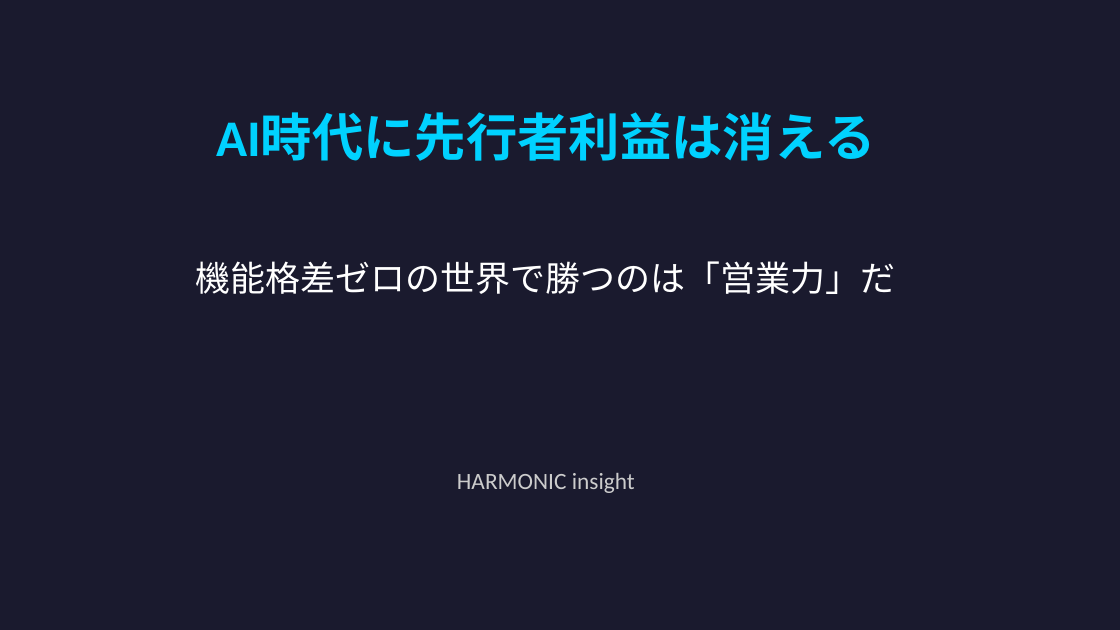
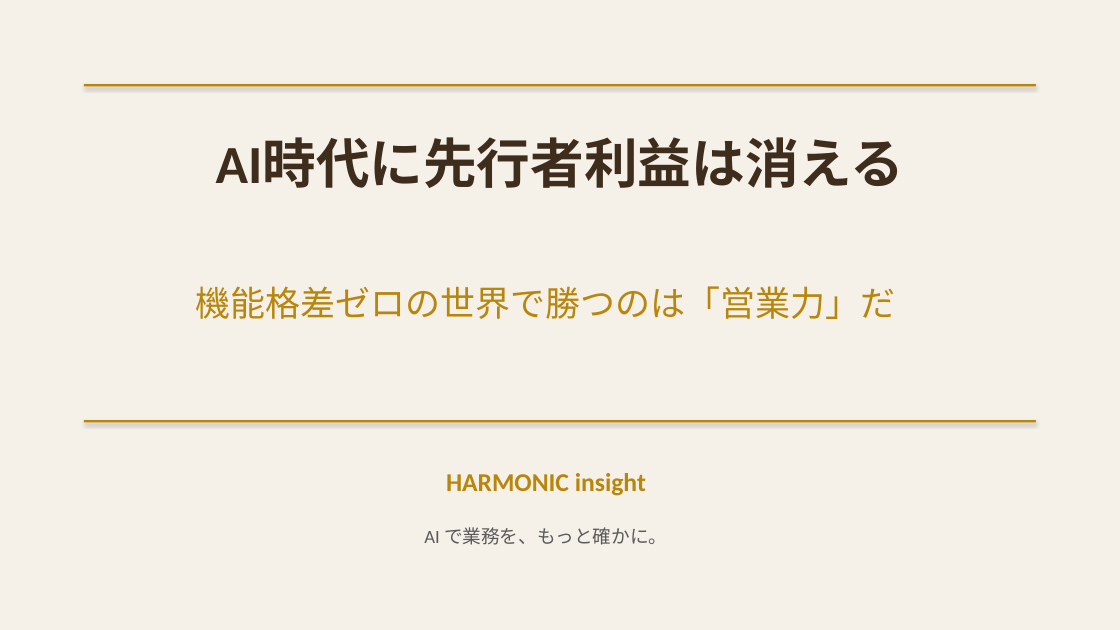
Before and after one commit to HarmonicInsight/harmonic-marketing, a slide deck: slide 1 of content/seminars/ai-era-sales-power-over-features.pptx. Drawn at 1120x630 pixels with LibreOffice and Linux fonts; fonts in the diff are those of the drawing. Boxes give left, top, right and bottom in pixels: in the first picture for what was removed or moved away, otherwise in the second. Text is boxed around its words. In the diff, an @@ line names an element or a change of style, - is before the commit and + after.

```diff
--- a/content/seminars/ai-era-sales-power-over-features.pptx
+++ b/content/seminars/ai-era-sales-power-over-features.pptx
@@ background #1A1A2E to #F5F0E8 @@
@@ rectangle added at [84, 84, 1036, 87], fill #B8860B @@
@@ text "AI時代に先行者利益は消える": place and size @@
-text "AI時代に先行者利益は消える" at [216, 113, 875, 161]
+text "AI時代に先行者利益は消える" at [216, 139, 905, 188]
@@ text "AI時代に先行者利益は消える" at [216, 139, 905, 188]: size 44 to 46 pt, text colour #00D2FF to #3E2C1C @@
@@ text "機能格差ゼロの世界で勝つのは「営業力」だ": place and size @@
-text "機能格差ゼロの世界で勝つのは「営業力」だ" at [196, 261, 896, 294]
+text "機能格差ゼロの世界で勝つのは「営業力」だ" at [196, 286, 896, 319]
@@ text "機能格差ゼロの世界で勝つのは「営業力」だ" at [196, 286, 896, 319]: text colour #FFFFFF to #B8860B @@
@@ rectangle added at [84, 420, 1036, 423], fill #B8860B @@
@@ text "HARMONIC insight" at [446, 473, 646, 496]: size 20 to 22 pt, text colour #CCCCCC to #B8860B, bold on @@
@@ text added at [424, 527, 667, 545], 16 pt, text #5A5A5A @@
+AI で業務を、もっと確かに。
```
Also in this commit, not shown: 7 other slides changed.
